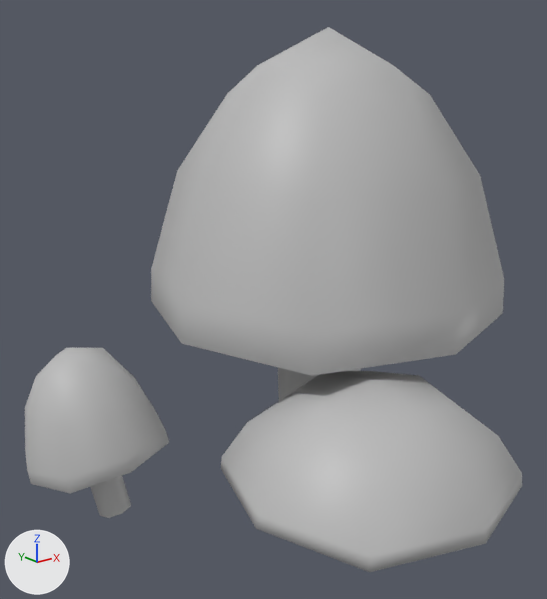
Renders of the FBX model Assets/Models/Tile_Component/Shrooms.fbx from each side of a commit.
Both versions are drawn from a 50 mm camera at (-0.00683, -0.00794, 0.00649) aimed at (0.00008, 0.00071, 0.00303). The axes (+X, +Y, +Z) are drawn at lower left. The lights are the same throughout. Where no turn or scale is listed for an object, it has been applied to the vertices.

In view in the first picture: 'Shrooms'.
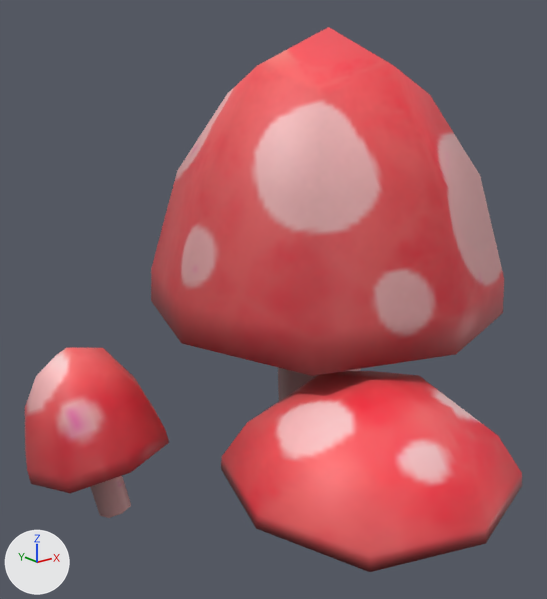
The newer file is also turned or shifted as a whole; pictures and numbers use the older file's frame.

What the commit changed:
Picture 'smallassets.png' (img_smallassets_png) is new.
Material 'SmallAssets' (mat_smallassets) is new.
Its texture is img_smallassets_png (with its transparency).
me_mesh has 195 vertices, 156 faces and spans x -0.0041..0.00402, y -0.00371..0.00371, z -0.00295..0.00434.
me_mesh no longer uses material mat_lambert1 (grey #bcbcbc).
me_mesh now uses material mat_smallassets (picture img_smallassets_png).

Pixel boxes [x1, y1, x2, y2] of what changed, in the pictures (547 x 599 px):
'Shrooms', recoloured (grey to red)
    both: [25, 27, 522, 572]
